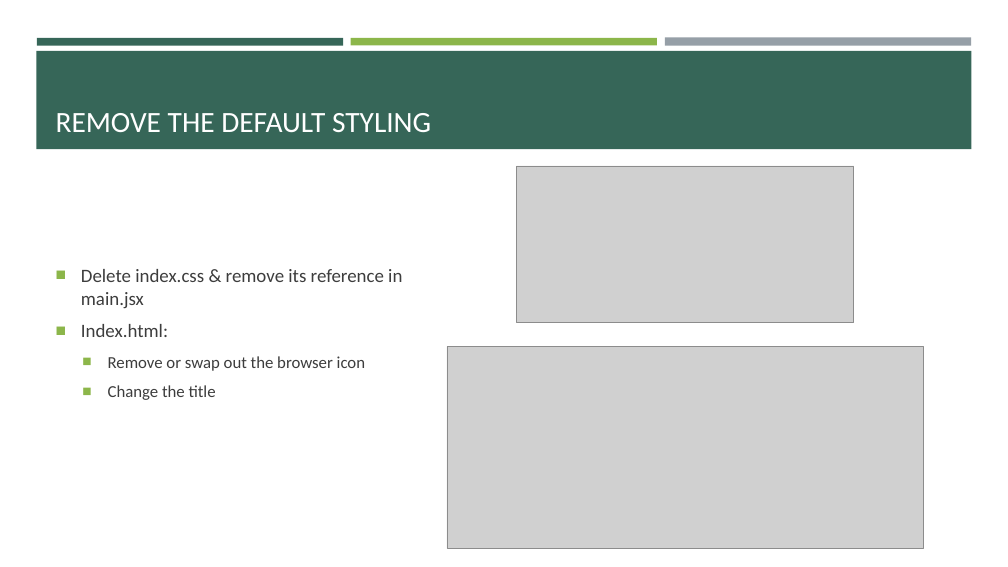
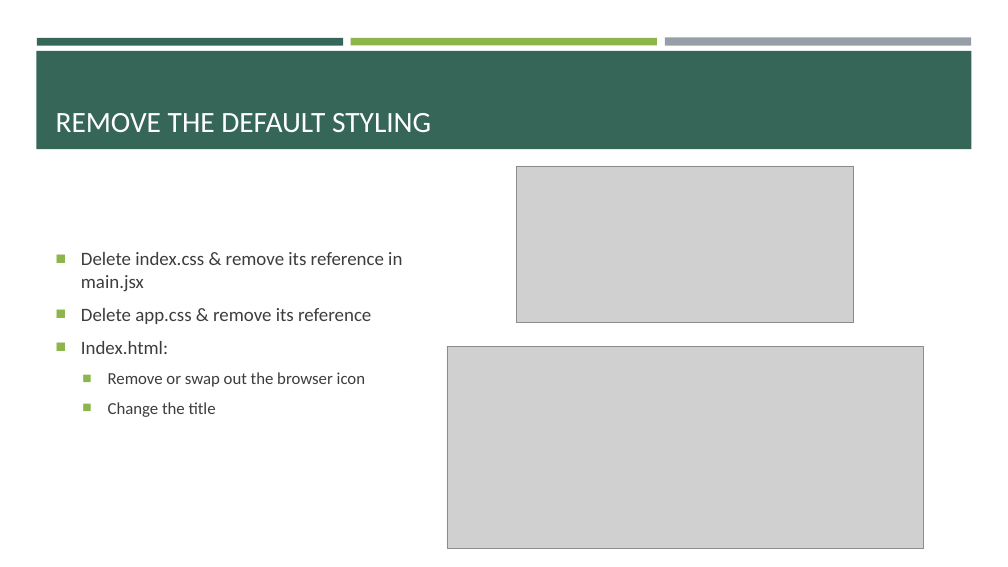
Before and after one commit to e-m-wilson/SNOW, a slide deck: slide 11 of Week_2/React.pptx. Drawn at 1008x567 pixels with LibreOffice and Linux fonts; fonts in the diff are those of the drawing; grey boxes stand for pictures. Boxes give left, top, right and bottom in pixels: in the first picture for what was removed or moved away, otherwise in the second. Text is boxed around its words. In the diff, an @@ line names an element or a change of style, - is before the commit and + after.

```diff
--- a/Week_2/React.pptx
+++ b/Week_2/React.pptx
@@ text at (81, 308, 371, 324): paragraph added @@
+■ Delete app.css & remove its reference
```
Also in this commit, not shown: 8 other slides changed, 10 slides added, 2 other files.
